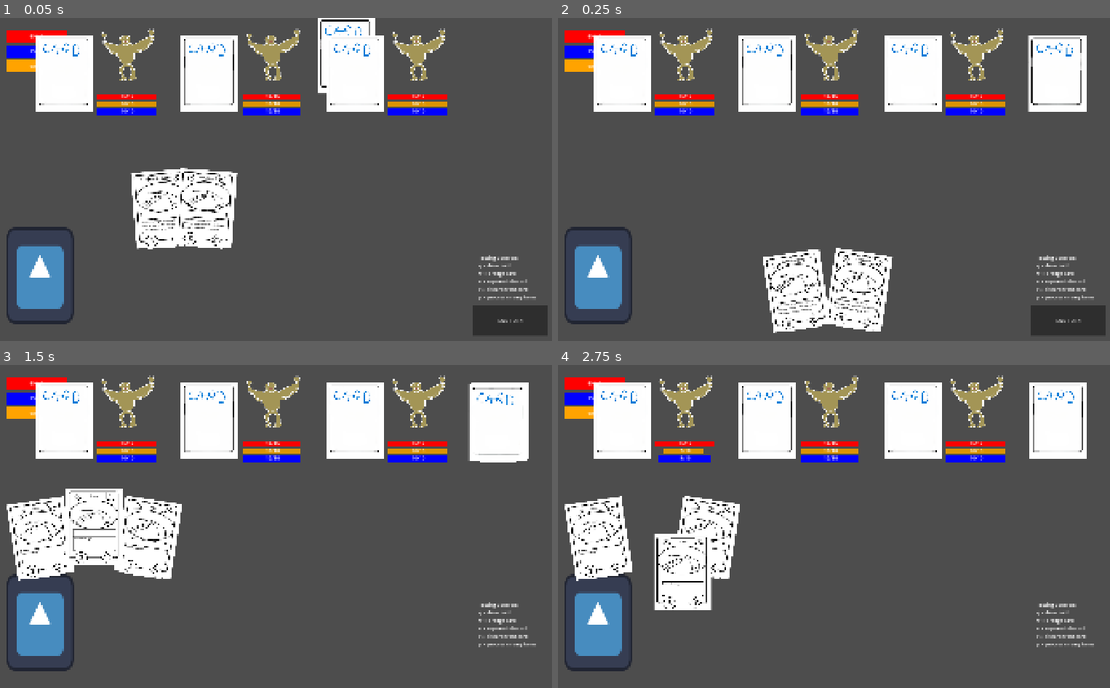
Above: before the commit, frames 1-4 (two rows, left to right).
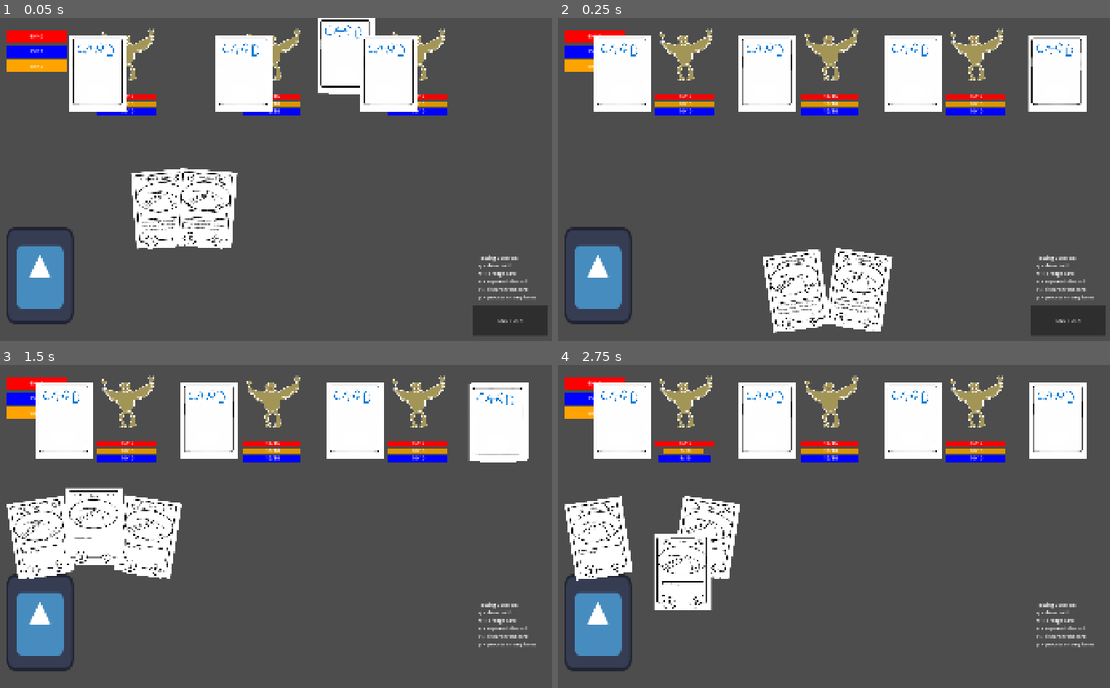
Above: after the commit, the same moments.

Repository: idealmonke/2.5d-test
Game: Godot game, scene res://game_data/scenes/Prototype_Battle.tscn
Two runs of this game, one before a commit and one after it. Both use one fixed random seed, a clock stepped at 60 frames per second and the inputs below. This scene is started directly instead of the project's main scene. The engine's default icon, where the game draws it, is replaced by a stand-in: a white triangle on a blue panel in a dark square.
Inputs (mouse positions are in pixels of both pictures, inside the frame that each line leads up to):
- Up to frame 1 (0.05 s): no input
- Up to frame 2 (0.25 s): no input
- Up to frame 3 (1.5 s): tap Enter at 0.5 s; drag from (38, 623) to (502, 419) at 0.52 s; click "END TURN" at 1.25 s
- Up to frame 4 (2.75 s): tap Space at 2 s; drag from (1060, 419) to (596, 623) at 2.02 s

The runs differ from the first frame. In frame 1, 7.9% of the frame differs, in the area x 6-76%, y 5-30%; in frame 2, nothing differs; in frame 3, 1.8%; in frame 4, nothing differs.

Commit message:
fixed enemy card animations

Diff:
--- a/game_data/battle_config.tres
+++ b/game_data/battle_config.tres
@@ -1,7 +1,7 @@
-[gd_resource type="Resource" script_class="battle_config" format=3]
+[gd_resource type="Resource" script_class="battle_config" format=3 uid="uid://diui58goywvk2"]
 
-[ext_resource type="Resource" path="res://game_data/player_data/party_data/Starter1.tres" id="1_d2gtx"]
-[ext_resource type="Script" path="res://game_data/battle_config.gd" id="2_krdy4"]
+[ext_resource type="Resource" uid="uid://bfow5mjt2qwkc" path="res://game_data/player_data/party_data/Starter1.tres" id="1_d2gtx"]
+[ext_resource type="Script" uid="uid://dpmb6l2ednj1l" path="res://game_data/battle_config.gd" id="2_krdy4"]
 
 [resource]
 script = ExtResource("2_krdy4")
--- a/game_data/enemies/enemy.gd
+++ b/game_data/enemies/enemy.gd
@@ -112,7 +112,6 @@
 	_update_stat_bars()
 
 func _upkeep_regen_mana() -> void:
-	print(str(current_mana) +" "+str(mana_regen))
 	current_mana += mana_regen
 	if current_mana > max_mana:
 		current_mana = max_mana
@@ -258,16 +257,8 @@
 	if(current_health<=0):
 		return
 
-	# Playing Turn
-
-	#TODO: set hand size
-
-	print("processing turn for enemy # "+str(idx))
-
 	hand.draw_hand(hand_size)
-
 	await hand.play_hand()
-
 	hand.replenish_hand()
 
 
--- a/game_data/enemies/enemy_card.gd
+++ b/game_data/enemies/enemy_card.gd
@@ -62,16 +62,25 @@
 	interactable_state = state
 	if(state==COMMON_ENUMS.ENEMY_CARD_STATE.PLAYING):
 		z_index = 100
-		rotation = 0
-		position = playing_target
+
+		_create_tween(playing_target, 0)
 	if(state==COMMON_ENUMS.ENEMY_CARD_STATE.HAND):
 		z_index = 10
-		position = hand_location + location_offset
-		rotation = rotation_offset
+
+		_create_tween(hand_location + location_offset, rotation_offset)
 	if(state==COMMON_ENUMS.ENEMY_CARD_STATE.LIBRARY):
 		z_index = 5
-		position = library_location
-		rotation = 0
+
+		_create_tween(library_location, 0)
+
+func _create_tween(pos : Vector2, rot: float):
+	var tween = create_tween()
+
+	tween.set_trans(Tween.TRANS_QUAD)
+	tween.set_ease(Tween.EASE_OUT)
+
+	tween.tween_property(self, "position", pos, 0.2)
+	tween.parallel().tween_property(self, "rotation", rot, 0.2)
 
 func _process(delta: float) -> void:
 	pass
--- a/game_data/enemies/enemy_hand.gd
+++ b/game_data/enemies/enemy_hand.gd
@@ -111,6 +111,5 @@
 		var tilt = deg_to_rad(max_tilt_degrees * centered_t * 1.2)
 
 		hand[index].location_offset = Vector2(x, y)
-		#print(tilt)
 		hand[index].rotation_offset = tilt
 		hand[index].z_index = index
--- a/game_data/scripts/battle_setup.gd
+++ b/game_data/scripts/battle_setup.gd
@@ -21,7 +21,6 @@
 	_init_player_cards()
 	_init_enemies()
 
-	print("enemies created")
 	BattleController._change_state(COMMON_ENUMS.BATTLE_STATE.PLAYER_UPKEEP)
 
 func _on_end_turn_pressed() -> void:
